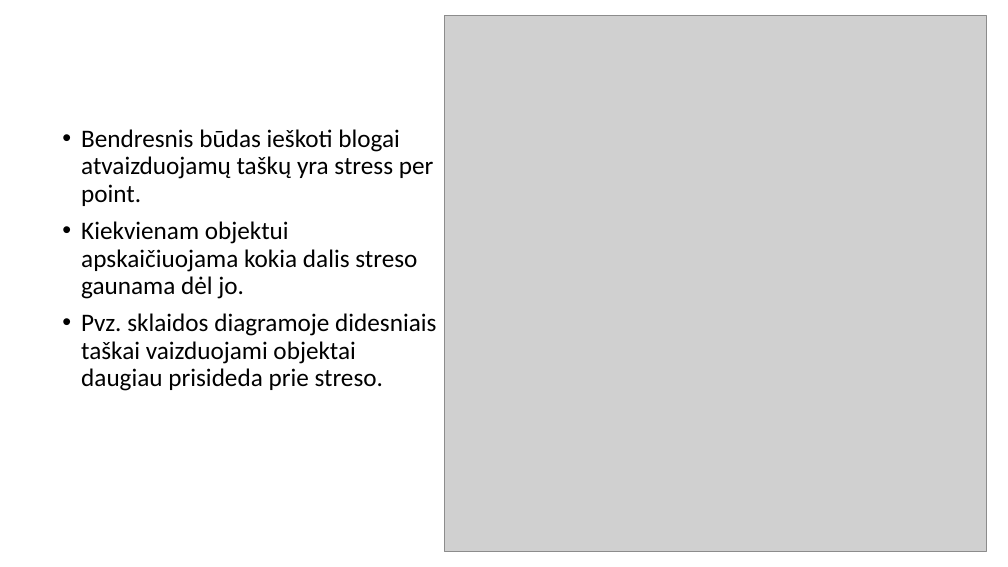
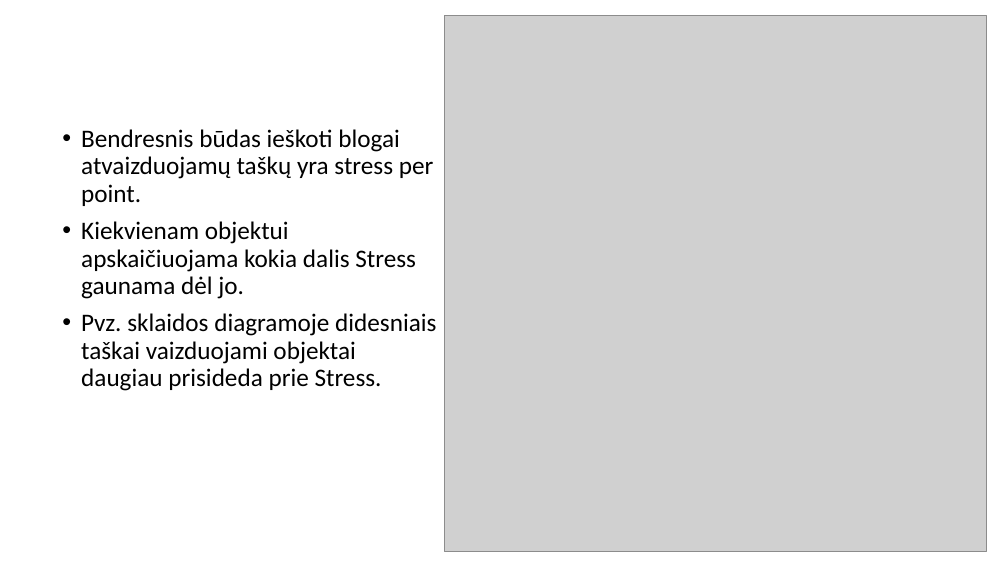
Before and after one commit to dovmar/PDVS, a slide deck: slide 26 of MDS/MDS_pristatymas.pptx. Drawn at 1008x567 pixels with LibreOffice and Linux fonts; fonts in the diff are those of the drawing; grey boxes stand for pictures. Boxes give left, top, right and bottom in pixels: in the first picture for what was removed or moved away, otherwise in the second. Text is boxed around its words. In the diff, an @@ line names an element or a change of style, - is before the commit and + after.

Commit message:
Python dalis

```diff
--- a/MDS/MDS_pristatymas.pptx
+++ b/MDS/MDS_pristatymas.pptx
@@ text at <box>81,221,436,391</box>: text changed @@
-• Kiekvienam objektui apskaičiuojama kokia dalis streso gaunama dėl jo.
-• Pvz. sklaidos diagramoje didesniais taškai vaizduojami objektai daugiau prisideda prie streso.
+• Kiekvienam objektui apskaičiuojama kokia dalis Stress gaunama dėl jo.
+• Pvz. sklaidos diagramoje didesniais taškai vaizduojami objektai daugiau prisideda prie Stress.
```
Also in this commit, not shown: 10 other slides changed, 3 other files.
